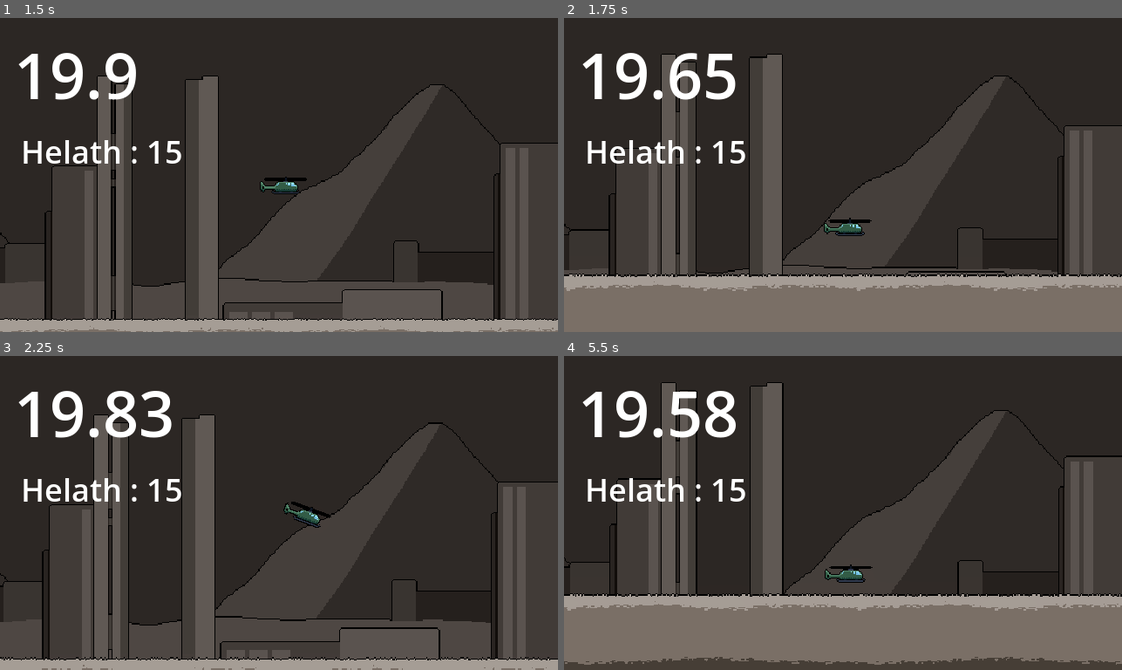
Above: before the commit, frames 1-4 (two rows, left to right).
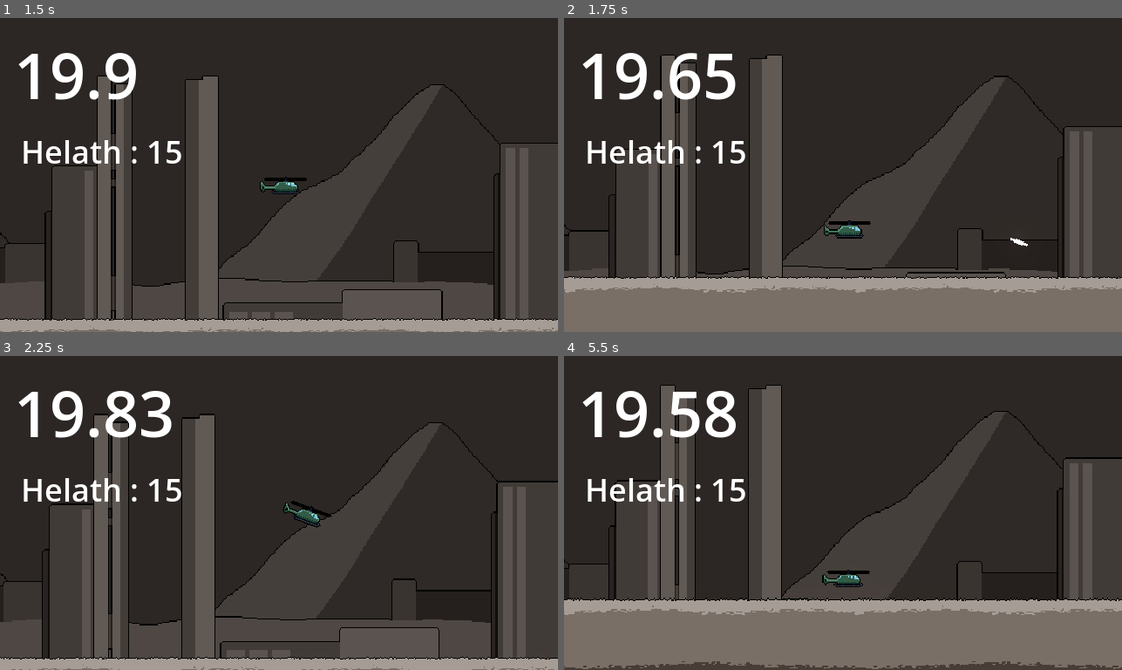
Above: after the commit, the same moments.

Repository: sirius-leaf/20s-Game-Project
Game: Godot game, scene res://Scene/Level Scene/level.tscn
Same seed, same stepped clock (60 frames per second), same inputs: the game is played once before the commit and once after it.
Inputs:
- Up to frame 1 (1.5 s): hold Right (ui_right) 0.53-1.28 s; hold R 0.53-1.28 s; tap Space at 0.77 s; hold Down (ui_down) from 1.28 s (still down); tap R at 1.35 s
- Up to frame 2 (1.75 s): keep holding Down (ui_down); tap Space at 1.52 s
- Up to frame 3 (2.25 s): release Down (ui_down) at 2.03 s; hold Right (ui_right) from 2.03 s (still down); hold R from 2.03 s (still down)
- Up to frame 4 (5.5 s): release Right (ui_right) at 2.78 s; release R at 2.78 s; hold Up (ui_up) 2.78-3.53 s; tap R at 2.85, 4.35 s; tap Space at 3.02, 3.77, 4.52 s; hold R 3.53-4.28 s; hold Left (ui_left) 3.53-5.03 s; hold Down (ui_down) from 5.03 s (still down); hold R from 5.03 s (still down)

Frame 1 is identical in both runs. In frame 2, 3.3% of the frame differs, in the area x 0-100%, y 11-88%; in frame 3, 1.2%; in frame 4, 8.3%, in the area x 0-100%, y 8-100%.
Error in both runs: Invalid access to property or key 'global_position' on a base object of type 'null instance'. (res://Script/turret.gd:40)

Commit message:
added some sound effect

Diff:
--- a/Scene/Level Scene/level.tscn
+++ b/Scene/Level Scene/level.tscn
@@ -7,6 +7,7 @@
 [ext_resource type="Texture2D" uid="uid://d2b0sc40y3hsr" path="res://Asset/Sprite/Just a box.png" id="3_a8qrf"]
 [ext_resource type="Script" path="res://Script/camera.gd" id="3_b328u"]
 [ext_resource type="PackedScene" uid="uid://rfgu1kbc2oqs" path="res://Scene/Object Scene/ui_canvas.tscn" id="3_bliyl"]
+[ext_resource type="AudioStream" uid="uid://dqf4d3wumc3jt" path="res://Asset/Sound Effect/Laser.ogg" id="3_f37xc"]
 [ext_resource type="Texture2D" uid="uid://cqf85lp1nhw4t" path="res://Asset/Sprite/Ground.png" id="3_rtbgs"]
 [ext_resource type="Script" path="res://Script/level_builder.gd" id="5_kv3rc"]
 [ext_resource type="PackedScene" uid="uid://ba1nxtlsujg3r" path="res://Scene/Object Scene/Enemy/enemy.tscn" id="6_rp4ib"]
@@ -37,9 +38,14 @@
 
 [node name="BGM" type="AudioStreamPlayer2D" parent="."]
 stream = ExtResource("2_c7ai7")
-volume_db = -12.0
+volume_db = -4.0
 autoplay = true
 script = ExtResource("2_bjuh4")
+
+[node name="PlayerSFX" type="AudioStreamPlayer2D" parent="BGM"]
+stream = ExtResource("3_f37xc")
+volume_db = -4.0
+pitch_scale = 0.48
 
 [node name="Player Camera" type="Camera2D" parent="."]
 zoom = Vector2(1.3, 1.3)
--- a/Scene/Object Scene/Enemy/enemy.tscn
+++ b/Scene/Object Scene/Enemy/enemy.tscn
@@ -27,7 +27,7 @@
 gravity_scale = 0.0
 linear_damp = 5.0
 
-[node name="Enemies" type="Sprite2D" parent="EnemyBody"]
+[node name="Sprite" type="Sprite2D" parent="EnemyBody"]
 position = Vector2(0, -1.5)
 texture = ExtResource("3_1vcy7")
 region_enabled = true
--- a/Scene/Object Scene/Enemy/enemy_explosive.tscn
+++ b/Scene/Object Scene/Enemy/enemy_explosive.tscn
@@ -1,11 +1,16 @@
-[gd_scene load_steps=7 format=3 uid="uid://cmxrswgdxakxp"]
+[gd_scene load_steps=9 format=3 uid="uid://cmxrswgdxakxp"]
 
+[ext_resource type="Shader" path="res://Shader/enemy_explosive.gdshader" id="1_kvk4r"]
 [ext_resource type="Script" path="res://Script/enemy.gd" id="1_nmcoe"]
 [ext_resource type="PackedScene" uid="uid://l86d6t1egl68" path="res://Scene/Object Scene/Bullet/enemy_shockwave.tscn" id="2_vlsej"]
 [ext_resource type="Texture2D" uid="uid://rei0x0kbu8q7" path="res://Asset/Sprite/Enemies.png" id="3_5a72o"]
 
 [sub_resource type="PhysicsMaterial" id="PhysicsMaterial_ic1pj"]
 friction = 0.0
+
+[sub_resource type="ShaderMaterial" id="ShaderMaterial_rxvel"]
+shader = ExtResource("1_kvk4r")
+shader_parameter/active = 0
 
 [sub_resource type="CircleShape2D" id="CircleShape2D_vinrq"]
 radius = 32.0
@@ -28,12 +33,14 @@
 gravity_scale = 0.0
 linear_damp = 5.0
 
-[node name="JustABox" type="Sprite2D" parent="EnemyBody"]
+[node name="Sprite" type="Sprite2D" parent="EnemyBody"]
+material = SubResource("ShaderMaterial_rxvel")
 texture = ExtResource("3_5a72o")
 region_enabled = true
 region_rect = Rect2(0, 0, 34, 18)
 
 [node name="CollisionShape2D" type="CollisionShape2D" parent="EnemyBody"]
+visible = false
 shape = SubResource("CircleShape2D_vinrq")
 
 [node name="BulletSpawner" type="Marker2D" parent="EnemyBody"]
@@ -41,6 +48,7 @@
 [node name="FireRate" type="Timer" parent="EnemyBody"]
 
 [node name="Area2D" type="Area2D" parent="."]
+visible = false
 linear_damp = 0.0
 
 [node name="CollisionShape2D" type="CollisionShape2D" parent="Area2D"]
--- a/Scene/Object Scene/Particle/power_explosion.tscn
+++ b/Scene/Object Scene/Particle/power_explosion.tscn
@@ -1,6 +1,7 @@
-[gd_scene load_steps=3 format=3 uid="uid://cxxrwpfsn6ajf"]
+[gd_scene load_steps=4 format=3 uid="uid://cxxrwpfsn6ajf"]
 
 [ext_resource type="Texture2D" uid="uid://bt50g0u7dai1u" path="res://Asset/Sprite/Circlee.png" id="1_l8kts"]
+[ext_resource type="AudioStream" uid="uid://d4d5w6oa2bvy6" path="res://Asset/Sound Effect/Explosion.ogg" id="2_8jj0t"]
 
 [sub_resource type="Curve" id="Curve_d5502"]
 _data = [Vector2(0, 1), 0.0, 0.01, 0, 0, Vector2(1, 0), -3.077, 0.0, 0, 0]
@@ -26,3 +27,9 @@
 scale_amount_min = 0.5
 scale_amount_max = 2.0
 scale_amount_curve = SubResource("Curve_d5502")
+
+[node name="Explosion" type="AudioStreamPlayer" parent="."]
+stream = ExtResource("2_8jj0t")
+volume_db = -4.0
+pitch_scale = 0.4
+autoplay = true
--- a/Scene/Object Scene/Particle/small_shockwave.tscn
+++ b/Scene/Object Scene/Particle/small_shockwave.tscn
@@ -1,6 +1,7 @@
-[gd_scene load_steps=3 format=3 uid="uid://dmtadg1p2t283"]
+[gd_scene load_steps=4 format=3 uid="uid://dmtadg1p2t283"]
 
 [ext_resource type="Texture2D" uid="uid://bt50g0u7dai1u" path="res://Asset/Sprite/Circlee.png" id="1_6wk4f"]
+[ext_resource type="AudioStream" uid="uid://d4d5w6oa2bvy6" path="res://Asset/Sound Effect/Explosion.ogg" id="2_utaxy"]
 
 [sub_resource type="Curve" id="Curve_d5502"]
 _data = [Vector2(0, 1), 0.0, 0.01, 0, 0, Vector2(1, 0), -3.077, 0.0, 0, 0]
@@ -21,3 +22,8 @@
 scale_amount_min = 0.05
 scale_amount_max = 0.3
 scale_amount_curve = SubResource("Curve_d5502")
+
+[node name="Explosion" type="AudioStreamPlayer" parent="."]
+stream = ExtResource("2_utaxy")
+volume_db = -4.0
+autoplay = true
--- a/Scene/Object Scene/Particle/turret_explosion.tscn
+++ b/Scene/Object Scene/Particle/turret_explosion.tscn
@@ -1,6 +1,7 @@
-[gd_scene load_steps=3 format=3 uid="uid://csc1wvsmrl5aw"]
+[gd_scene load_steps=4 format=3 uid="uid://csc1wvsmrl5aw"]
 
 [ext_resource type="Texture2D" uid="uid://bt50g0u7dai1u" path="res://Asset/Sprite/Circlee.png" id="1_j4kfu"]
+[ext_resource type="AudioStream" uid="uid://d4d5w6oa2bvy6" path="res://Asset/Sound Effect/Explosion.ogg" id="2_lrrqd"]
 
 [sub_resource type="Curve" id="Curve_d5502"]
 _data = [Vector2(0, 1), 0.0, 0.01, 0, 0, Vector2(1, 0), -3.077, 0.0, 0, 0]
@@ -23,3 +24,9 @@
 initial_velocity_max = 150.0
 scale_amount_min = 0.5
 scale_amount_curve = SubResource("Curve_d5502")
+
+[node name="Explosion" type="AudioStreamPlayer" parent="."]
+stream = ExtResource("2_lrrqd")
+volume_db = -4.0
+pitch_scale = 2.5
+autoplay = true
--- a/Scene/Object Scene/player.tscn
+++ b/Scene/Object Scene/player.tscn
@@ -11,6 +11,8 @@
 radius = 3.0
 
 [node name="Player" type="RigidBody2D" groups=["Player"]]
+process_mode = 3
+process_priority = -1
 physics_material_override = SubResource("PhysicsMaterial_jvl48")
 gravity_scale = 0.0
 linear_damp = 8.0
--- a/Scene/Object Scene/power_source.tscn
+++ b/Scene/Object Scene/power_source.tscn
@@ -36,5 +36,3 @@
 position = Vector2(0, -96)
 points = PackedVector2Array(0, 0, 0, -400)
 gradient = SubResource("Gradient_5m7gi")
-
-[node name="PowerExplosion" parent="." instance=ExtResource("2_mtrkb")]
--- a/Script/enemy.gd
+++ b/Script/enemy.gd
@@ -22,9 +22,13 @@
 @onready var area_2d: Area2D = $Area2D
 @onready var bullet_spawner: Marker2D = $EnemyBody/BulletSpawner
 @onready var fire_rate: Timer = $EnemyBody/FireRate
+@onready var sprite = $EnemyBody/Sprite
 
 func _ready():
 	_rng.randomize()
+
+	if enemyType == Type.EXPLODE: sprite.material.set_shader_parameter("active", 0.0)
+
 
 
 func _process(delta):
@@ -37,7 +41,6 @@
 			player.global_position)
 	var distanceToPlayer: float = enemy_body.global_position.distance_to(
 			player.global_position)
-	var velocityX: float = enemy_body.linear_velocity.x
 
 	_fire = true if distanceToPlayer <= minDistanceToShoot else false
 
@@ -47,12 +50,15 @@
 		fire_rate.start()
 		_explode = false
 
+	if not _explode: sprite.material.set_shader_parameter("active", round(sin(
+			Time.get_ticks_msec() * 0.05)))
+
 	bullet_spawner.look_at(player.global_position)
 
 	# move the enemy when is far from player
 	if distanceToPlayer > minDistanceToPlayer and distanceToPlayer < 300.0 and _move:
-		enemy_body.apply_central_force(Vector2(directionToPlayer.x, directionToPlayer.y)
-				* moveSpeed)
+		enemy_body.apply_central_force(Vector2(directionToPlayer.x,
+				directionToPlayer.y) * moveSpeed)
 
 	if health <= 0:
 		queue_free()
--- a/Script/player.gd
+++ b/Script/player.gd
@@ -14,13 +14,15 @@
 
 @onready var bullet_spawner: Marker2D = $BulletSpawner
 @onready var player_sprite: Sprite2D = $Player
+@onready var player_sfx: AudioStreamPlayer2D = $"../BGM/PlayerSFX"
 
 func _process(delta):
-	# input for player movement
 	var moveInput := Vector2(Input.get_axis("ui_left", "ui_right"),
 			Input.get_axis("ui_up", "ui_down"))
 
 	_shoot = true if Input.is_key_pressed(KEY_SPACE) and _alive else false
+
+	bullet_spawner.rotation_degrees = (90.0 - 70.0 * _direction)
 
 	# move the player
 	if moveInput and _alive:
@@ -49,8 +51,7 @@
 
 
 func _on_body_entered(body):
-	if body.is_in_group("Target"):
-		print("sfdjkdsfjkdsfjkhl")
+	if body.is_in_group("Target"): print("sfdjkdsfjkdsfjkhl")
 
 
 func ReduceHealth(damage: int):
@@ -60,8 +61,11 @@
 func shoot():
 	var bullet: Area2D = bulletScene.instantiate()
 	bullet.global_position = bullet_spawner.global_position
-	bullet.global_rotation_degrees = (90.0 - 45.0 * _direction) + _rng.randf_range(-3.0, 3.0)
+	bullet.global_rotation_degrees = bullet_spawner.global_rotation_degrees + \
+			_rng.randf_range(-3.0, 3.0)
 	get_tree().root.get_child(0).add_child(bullet)
+	player_sfx.pitch_scale = _rng.randf_range(0.9, 1.1)
+	player_sfx.play()
 
 
 func game_over():
--- /dev/null
+++ b/Shader/enemy_explosive.gdshader
@@ -0,0 +1,14 @@
+shader_type canvas_item;
+
+uniform int active = 0;
+
+void fragment() {
+	vec4 originalColor = texture(TEXTURE, UV);
+
+	COLOR = originalColor;
+
+	if (active > 0) {
+		COLOR = vec4(1.8, 0.85, 0.5, originalColor.a);
+	}
+
+}
--- /dev/null
+++ b/Shader/new_shader.tres
@@ -0,0 +1,30 @@
+[gd_resource type="VisualShader" load_steps=2 format=3 uid="uid://b5xjbjfax6u1w"]
+
+[sub_resource type="VisualShaderNodeColorConstant" id="VisualShaderNodeColorConstant_o4jkb"]
+constant = Color(1.5, 0.7, 0.45, 1)
+
+[resource]
+code = "shader_type canvas_item;
+render_mode blend_mix;
+
+
+
+
+void fragment() {
+// ColorConstant:2
+	vec4 n_out2p0 = vec4(1.500000, 0.700000, 0.450000, 1.000000);
+
+
+// Output:0
+	COLOR.rgb = vec3(n_out2p0.xyz);
+
+
+}
+"
+graph_offset = Vector2(-270.185, 68.2144)
+mode = 1
+flags/light_only = false
+nodes/fragment/0/position = Vector2(340, 140)
+nodes/fragment/2/node = SubResource("VisualShaderNodeColorConstant_o4jkb")
+nodes/fragment/2/position = Vector2(80, 160)
+nodes/fragment/connections = PackedInt32Array(2, 0, 0, 0)
Not shown, added: Asset/Sound Effect/Explosion.ogg.import
Not shown, added: Asset/Sound Effect/Laser.ogg.import
Not shown: 1 places in Scene/Level Scene/level.tscn that only renumber resources
Not shown, changed: export_presets.cfg
Not shown, added: Asset/Sound Effect/Explosion.ogg
Not shown, added: Asset/Sound Effect/Laser.ogg
